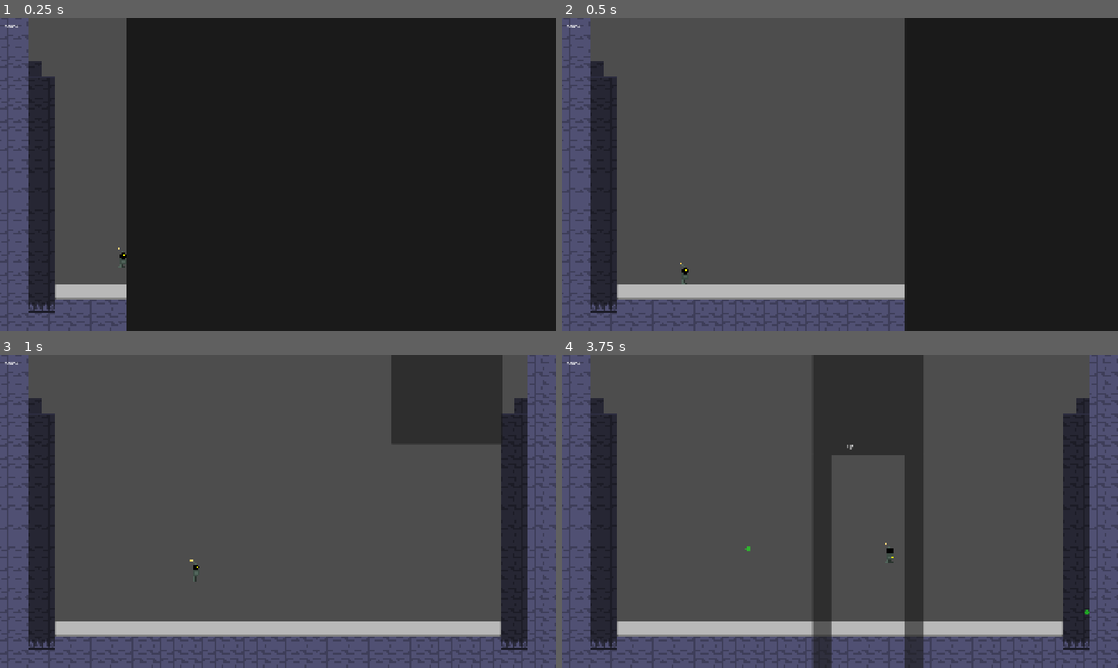
Above: before the commit, frames 1-4 (two rows, left to right).
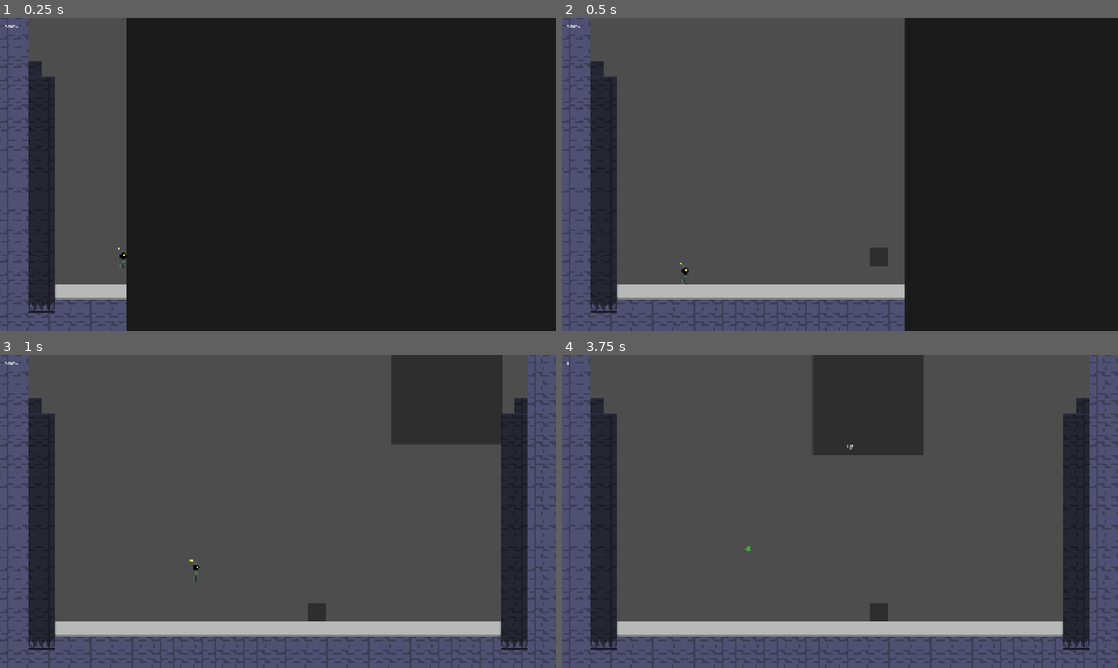
Above: after the commit, the same moments.

Repository: vitorjusto/The-Take-Over
Game: Godot game, scene res://Scenes/Main.tscn
Same seed, same stepped clock (60 frames per second), same inputs: the game is played once before the commit and once after it.
Inputs:
- Up to frame 1 (0.25 s): no input
- Up to frame 2 (0.5 s): no input
- Up to frame 3 (1 s): tap Enter at 0.5 s; hold Right (Right) from 0.53 s (still down); hold Z (Run) from 0.53 s (still down); tap X (Jump) at 0.77 s
- Up to frame 4 (3.75 s): release Z (Run) at 1.28 s; tap C (Shoot) at 1.35, 2.85 s; tap X (Jump) at 1.52, 3.02 s; release Right (Right) at 2.03 s; hold Left (Left) 2.03-2.78 s; hold Z (Run) 2.03-2.78 s; hold Right (Right) from 2.78 s (still down); hold Z (Run) from 3.53 s (still down)

Frame 1 is identical in both runs. In frame 2, 0.2% of the frame differs, in the area x 55-59%, y 73-80%; in frame 3, 0.2%; in frame 4, 4.8%, in the area x 0-95%, y 2-100%.

Commit message:
add scraps

Diff:
--- a/Scenes/Enemies/EnemiesProjectiles/BossLazer.tscn
+++ b/Scenes/Enemies/EnemiesProjectiles/BossLazer.tscn
@@ -1,8 +1,11 @@
-[gd_scene load_steps=3 format=3 uid="uid://cpjn5h4r5g7ap"]
+[gd_scene load_steps=4 format=3 uid="uid://cpjn5h4r5g7ap"]
 
 [ext_resource type="Script" uid="uid://bkoof2sxhhsjj" path="res://Script/Enemies/projectiles/bossLazer.gd" id="1_xbupx"]
 
 [sub_resource type="RectangleShape2D" id="RectangleShape2D_vx6dq"]
+size = Vector2(64, 1192)
+
+[sub_resource type="RectangleShape2D" id="RectangleShape2D_xbupx"]
 size = Vector2(64, 1192)
 
 [node name="BossLazer" type="CharacterBody2D"]
@@ -20,3 +23,14 @@
 position = Vector2(0, 596)
 shape = SubResource("RectangleShape2D_vx6dq")
 disabled = true
+
+[node name="Area2D" type="Area2D" parent="."]
+collision_layer = 0
+collision_mask = 8
+
+[node name="CollisionShape2D" type="CollisionShape2D" parent="Area2D"]
+position = Vector2(0, 596)
+shape = SubResource("RectangleShape2D_xbupx")
+disabled = true
+
+[connection signal="body_entered" from="Area2D" to="." method="onPlayerProjectileDeteced"]
--- /dev/null
+++ b/Scenes/Enemies/Scrap.tscn
@@ -0,0 +1,32 @@
+[gd_scene load_steps=4 format=3 uid="uid://1t3gmjg4o8qd"]
+
+[ext_resource type="Script" uid="uid://bps7e68g5thmw" path="res://Script/Enemies/scrap.gd" id="1_s0yc5"]
+
+[sub_resource type="RectangleShape2D" id="RectangleShape2D_s0yc5"]
+size = Vector2(64, 64)
+
+[sub_resource type="RectangleShape2D" id="RectangleShape2D_1c686"]
+size = Vector2(64, 64)
+
+[node name="Scrap" type="CharacterBody2D"]
+collision_layer = 4
+collision_mask = 2
+script = ExtResource("1_s0yc5")
+
+[node name="Panel" type="Panel" parent="."]
+offset_left = -32.0
+offset_top = -32.0
+offset_right = 32.0
+offset_bottom = 32.0
+
+[node name="CollisionShape2D" type="CollisionShape2D" parent="."]
+shape = SubResource("RectangleShape2D_s0yc5")
+
+[node name="Area2D" type="Area2D" parent="."]
+collision_layer = 0
+collision_mask = 8
+
+[node name="CollisionShape2D" type="CollisionShape2D" parent="Area2D"]
+shape = SubResource("RectangleShape2D_1c686")
+
+[connection signal="body_entered" from="Area2D" to="." method="onPlayerProjectileDeteced"]
--- /dev/null
+++ b/Scenes/Enemies/ScrapSpawner.tscn
@@ -0,0 +1,6 @@
+[gd_scene load_steps=2 format=3 uid="uid://wm60mn3ygxf2"]
+
+[ext_resource type="Script" uid="uid://bqeah6kd0rr52" path="res://Script/Enemies/scrapSpawner.gd" id="1_8oj1y"]
+
+[node name="ScrapSpawner" type="Node2D"]
+script = ExtResource("1_8oj1y")
--- a/Scenes/Enemies/boss.gd
+++ b/Scenes/Enemies/boss.gd
@@ -18,7 +18,7 @@
 @onready var label : Label = get_node("Label")
 @onready var label2 : Label = get_node("Label2")
 
-enum EBOSSATTACK {TRIATTACK, LAZER, SUPERSHOOT}
+enum EBOSSATTACK {TRIATTACK, LAZER, SUPERSHOOT, SCRAPS}
 var currentAttack = EBOSSATTACK.LAZER
 
 ## Controls Vars
@@ -27,14 +27,16 @@
 @export var blockSign2 : BlockSign
 var conveyorbeltIsGoingLeft = true
 
-enum EBlockingControl{UP, DOWN, RUN,JUMP,SHOOT, UPDOWN, SIDEWAYS}
+enum EBlockingControl{UP, DOWN, RUN,JUMP,SHOOT, UPDOWN, SIDEWAYS, FALL}
 
 var controls_dict ={
 	EBlockingControl.UP: BlockSign.EPlayerControl.UP,
 	EBlockingControl.DOWN: BlockSign.EPlayerControl.DOWN,
 	EBlockingControl.RUN: BlockSign.EPlayerControl.RUN,
 	EBlockingControl.JUMP: BlockSign.EPlayerControl.JUMP,
-	EBlockingControl.SHOOT: BlockSign.EPlayerControl.SHOOT
+	EBlockingControl.SHOOT: BlockSign.EPlayerControl.SHOOT,
+	EBlockingControl.FALL: BlockSign.EPlayerControl.FALL
+
 }
 
 var availableControls = [EBlockingControl.UP,
@@ -86,10 +88,12 @@
 func Attack(delta: float) -> void:
 	if currentAttack == EBOSSATTACK.TRIATTACK:
 		TriAttack(delta)
-	if currentAttack == EBOSSATTACK.SUPERSHOOT:
+	elif currentAttack == EBOSSATTACK.SUPERSHOOT:
 		SuperShooter(delta)
 	elif currentAttack == EBOSSATTACK.LAZER:
 		Lazer(delta)
+	elif currentAttack == EBOSSATTACK.SCRAPS:
+		Scraps(delta)
 
 func SetMovingState() -> void:
 	state = EBOSSSTATE.MOVING
@@ -99,6 +103,15 @@
 		newDestiny += 320 if newDestiny < 1600 else -1280
 
 	goingTo = newDestiny
+
+func Scraps(delta: float) -> void:
+	triAttackTimer += delta * 60
+	if triAttackTimer <= 70:
+		return
+
+	emit_signal("onSpawnScrap")
+	triAttackTimer = 0
+	SetMovingState()
 
 func Lazer(delta: float) -> void:
 	lazerTimer += delta * 60
@@ -140,15 +153,12 @@
 		return
 
 	InstantiateTriAttackProjectile(Vector2(cos(PI/ 2), sin(PI/ 2)), leftAnchor.position)
-	InstantiateTriAttackProjectile(Vector2(cos(PI/ 2), sin(PI/ 2)), middleAnchor.position)
 	InstantiateTriAttackProjectile(Vector2(cos(PI/ 2), sin(PI/ 2)), rightAnchor.position)
 
 	InstantiateTriAttackProjectile(Vector2(cos(PI/ 3), sin(PI/ 3)), leftAnchor.position)
-	InstantiateTriAttackProjectile(Vector2(cos(PI/ 3), sin(PI/ 3)), middleAnchor.position)
 	InstantiateTriAttackProjectile(Vector2(cos(PI/ 3), sin(PI/ 3)), rightAnchor.position)
 
 	InstantiateTriAttackProjectile(Vector2(-cos(PI/ 3), sin(PI/ 3)), leftAnchor.position)
-	InstantiateTriAttackProjectile(Vector2(-cos(PI/ 3), sin(PI/ 3)), middleAnchor.position)
 	InstantiateTriAttackProjectile(Vector2(-cos(PI/ 3), sin(PI/ 3)), rightAnchor.position)
 
 	triAttackTimer -= TRI_ATTACK_MAX_TIMER
@@ -159,7 +169,7 @@
 
 func SetForbidenControl() -> void:
 
-	if hp <= 60:
+	if hp <= 85:
 		emit_signal("changeConveyorBelt")
 		conveyorbeltIsGoingLeft = not conveyorbeltIsGoingLeft
 
@@ -182,27 +192,30 @@
 
 	if numberCurrentAttack <= 20:
 		currentAttack = EBOSSATTACK.TRIATTACK
-	elif numberCurrentAttack <= 60:
+	elif numberCurrentAttack <= 40:
+		currentAttack = EBOSSATTACK.LAZER
+	elif numberCurrentAttack <= 60 and hp <= 85:
+		currentAttack = EBOSSATTACK.SCRAPS
+	else:
 		currentAttack = EBOSSATTACK.SUPERSHOOT
-	else:
-		currentAttack = EBOSSATTACK.LAZER
 
 func InstantiateTriAttackProjectile(angule: Vector2, pos: Vector2):
 	var p : BossTriAttack = triAttackScene.instantiate()
-	p.speed = angule * 10000
+	p.speed = angule * 20000
 	p.position = pos + self.position
 	levelManager.currentLevel.add_child(p)
 
 func onDamage(body: Node2D) -> void:
 	body.call_deferred("queue_free")
 	hp -= 1
-	if hp == 80:
-		availableControls.append(EBlockingControl.UPDOWN)
 	if hp == 50:
 		emit_signal("onHalfHp")
 	if hp == 40:
+		availableControls.append(EBlockingControl.FALL)
+	if hp == 20:
 		availableControls.append(EBlockingControl.SIDEWAYS)
 	label2.text = "%d" % hp
 
 signal changeConveyorBelt
 signal onHalfHp
+signal onSpawnScrap
--- a/Scenes/Levels/Level5.tscn
+++ b/Scenes/Levels/Level5.tscn
@@ -1,13 +1,15 @@
-[gd_scene load_steps=12 format=4 uid="uid://bfgp1nsfeaxxr"]
+[gd_scene load_steps=14 format=4 uid="uid://bfgp1nsfeaxxr"]
 
 [ext_resource type="PackedScene" uid="uid://ciln35nkxdfm5" path="res://Scenes/Tiles/Tiles.tscn" id="1_5eltn"]
 [ext_resource type="PackedScene" uid="uid://buifd46jlheuk" path="res://Scenes/Misc/Spawner.tscn" id="2_pu4ra"]
 [ext_resource type="PackedScene" uid="uid://c16kklv5oj7k0" path="res://Scenes/Misc/CameraBlocker.tscn" id="3_lqmyh"]
 [ext_resource type="PackedScene" uid="uid://ds2s6ib4tbrec" path="res://Scenes/Misc/BossConveyorBell.tscn" id="4_pu4ra"]
+[ext_resource type="PackedScene" uid="uid://1t3gmjg4o8qd" path="res://Scenes/Enemies/Scrap.tscn" id="5_hy6wf"]
 [ext_resource type="PackedScene" uid="uid://cjlaa37746wal" path="res://Scenes/Enemies/Boss.tscn" id="5_lqmyh"]
 [ext_resource type="PackedScene" uid="uid://0qdolyxqhtx6" path="res://Scenes/Obstacles/BlockSing.tscn" id="6_2hhi4"]
 [ext_resource type="PackedScene" uid="uid://b56pogrdt6bvg" path="res://Scenes/Tiles/bgTiles.tscn" id="7_agfdu"]
 [ext_resource type="PackedScene" uid="uid://c1hd8g1fsff80" path="res://Scenes/Enemies/ShooterSpawner.tscn" id="8_d7gg6"]
+[ext_resource type="PackedScene" uid="uid://wm60mn3ygxf2" path="res://Scenes/Enemies/ScrapSpawner.tscn" id="9_1us0t"]
 
 [sub_resource type="RectangleShape2D" id="RectangleShape2D_agfdu"]
 size = Vector2(2117, 1665)
@@ -42,6 +44,9 @@
 [node name="BossConveyorBell" parent="." instance=ExtResource("4_pu4ra")]
 position = Vector2(192, 1056)
 
+[node name="Scrap" parent="." instance=ExtResource("5_hy6wf")]
+position = Vector2(1096, 792)
+
 [node name="Boss" parent="." node_paths=PackedStringArray("blockSign", "blockSign2") instance=ExtResource("5_lqmyh")]
 position = Vector2(1544, -240)
 blockSign = NodePath("../BlockSing")
@@ -65,9 +70,11 @@
 position = Vector2(1104, 880)
 shape = SubResource("RectangleShape2D_agfdu")
 debug_color = Color(0, 0.6, 0.69803923, 0)
+metadata/_edit_lock_ = true
 
 [node name="BgTiles" parent="." instance=ExtResource("7_agfdu")]
 tile_map_data = PackedByteArray("AAACAAcAAAAAAAQAAAADAAcAAAAAAAQAAAAkAAcAAAAAAAQAAAAlAAcAAAAAAAQAAAAkAAgAAAAAAAAAAAAkAA …(1056 unchanged characters)…
+metadata/_edit_lock_ = true
 
 [node name="ShooterSpawner" parent="." instance=ExtResource("8_d7gg6")]
 position = Vector2(144, -384)
@@ -89,6 +96,14 @@
 shape = SubResource("RectangleShape2D_1us0t")
 one_way_collision = true
 
+[node name="ScrapSpawner" parent="." instance=ExtResource("9_1us0t")]
+position = Vector2(320, -64)
+
+[node name="ScrapSpawner2" parent="." instance=ExtResource("9_1us0t")]
+position = Vector2(1536, -64)
+
 [connection signal="changeConveyorBelt" from="Boss" to="BossConveyorBell" method="ChangeState"]
 [connection signal="onHalfHp" from="Boss" to="ShooterSpawner" method="onSpawn"]
 [connection signal="onHalfHp" from="Boss" to="ShooterSpawner2" method="onSpawn"]
+[connection signal="onSpawnScrap" from="Boss" to="ScrapSpawner" method="onSpawn"]
+[connection signal="onSpawnScrap" from="Boss" to="ScrapSpawner2" method="onSpawn"]
--- a/Script/Enemies/projectiles/bossLazer.gd
+++ b/Script/Enemies/projectiles/bossLazer.gd
@@ -4,8 +4,14 @@
 var active: bool = false
 @onready var sprite: Panel = get_node("Panel")
 @onready var collision: CollisionShape2D = get_node("CollisionShape2D")
+@onready var collisionProj: CollisionShape2D = get_node("Area2D/CollisionShape2D")
 
 func setActive(value: bool):
 	active = value
 	sprite.visible = active
 	collision.disabled = not active
+	collisionProj.disabled = not active
+
+
+func onPlayerProjectileDeteced(body: Node2D) -> void:
+	body.call_deferred("queue_free")
--- /dev/null
+++ b/Script/Enemies/scrap.gd
@@ -0,0 +1,20 @@
+extends CharacterBody2D
+
+var hp = 5
+
+func _physics_process(delta: float) -> void:
+	# Add the gravity.
+	if not is_on_floor():
+		velocity += get_gravity() * delta
+
+	move_and_slide()
+
+	if position.y > 1084:
+		queue_free()
+
+
+func onPlayerProjectileDeteced(body: Node2D) -> void:
+	body.call_deferred("queue_free")
+	hp -= 1
+	if hp == 0:
+		call_deferred("queue_free")
--- /dev/null
+++ b/Script/Enemies/scrapSpawner.gd
@@ -0,0 +1,9 @@
+extends Node2D
+
+@onready var scene: PackedScene = load("res://Scenes/Enemies/Scrap.tscn")
+@onready var levelManager : LevelManager = get_tree().root.get_node("/root/Main/LevelManager")
+
+func onSpawn():
+	var instace : Node2D = scene.instantiate()
+	instace.position = position
+	levelManager.currentLevel.add_child(instace)
--- a/Script/Enemies/shooterSpawner.gd
+++ b/Script/Enemies/shooterSpawner.gd
@@ -3,10 +3,26 @@
 
 @onready var shooterScene: PackedScene = load("res://Scenes/Enemies/Shooter.tscn")
 @onready var levelManager : LevelManager = get_tree().root.get_node("/root/Main/LevelManager")
+var timer = 0
+var respawning = false
 
 func onSpawn():
 	var instance : Shooter = shooterScene.instantiate()
-	instance.connect("onDefeat", onSpawn)
+	instance.connect("onDefeat", onRespawn)
 	instance.position = self.position
 
 	levelManager.currentLevel.add_child(instance)
+	respawning = false
+
+func _process(delta: float) -> void:
+	if not respawning:
+		return
+
+	timer -= delta * 60
+
+	if timer <= 0:
+		onSpawn()
+
+func onRespawn():
+	timer = 150
+	respawning = true
--- a/Script/Player/player.gd
+++ b/Script/Player/player.gd
@@ -12,7 +12,7 @@
 var checkpointPosition: Vector2
 var allowMove: bool = true
 var hasArmor: bool = true
-var hp = 10
+var hp = 5
 var insideEnemys = []
 
 var iframes = 0
--- a/Script/main.gd
+++ b/Script/main.gd
@@ -49,7 +49,7 @@
 	player.velocity = Vector2.ZERO
 
 	if player.hasArmor:
-		player.hp = 10
+		player.hp = 5
 
 	if levelManager.currentLevel != null:
 		levelManager.currentLevel.queue_free()
Not shown, added: Script/Enemies/scrap.gd.uid
Not shown, added: Script/Enemies/scrapSpawner.gd.uid
